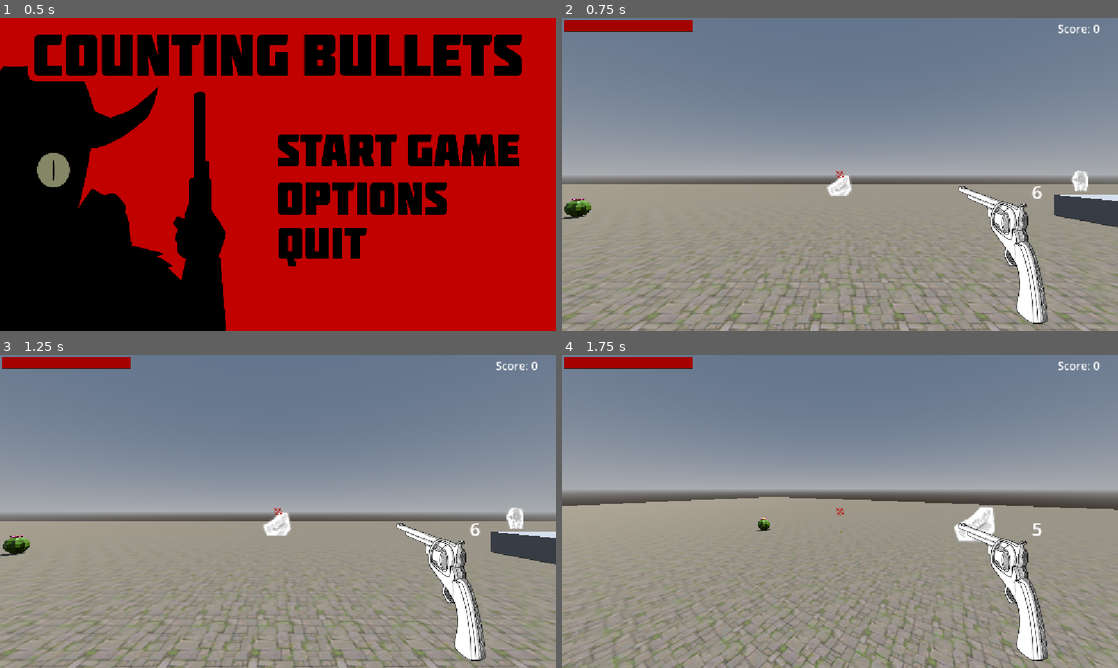
Above: before the commit, frames 1-4 (two rows, left to right).
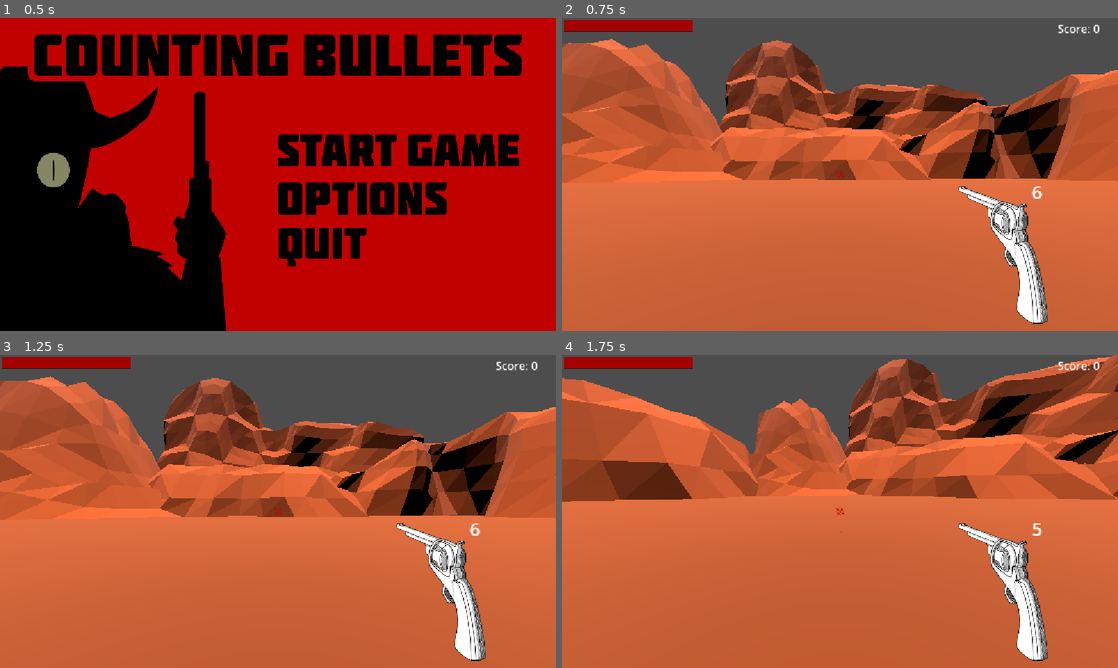
Above: after the commit, the same moments.

Repository: JoaoMoissa/COUNTING-BULLETS
Game: Godot game, scene res://scenes/main_menu.tscn
Two runs of this game, one before a commit and one after it. Both use one fixed random seed, a clock stepped at 60 frames per second and the inputs below.
Inputs (mouse positions are in pixels of both pictures, inside the frame that each line leads up to):
- Up to frame 1 (0.5 s): no input
- Up to frame 2 (0.75 s): click (962, 149) at 0.5 s
- Up to frame 3 (1.25 s): no input
- Up to frame 4 (1.75 s): move the mouse to (867, 511) at 1.27 s; hold W (up) from 1.28 s (still down); click (867, 511) at 1.35 s; tap Space (jump) at 1.52 s

Frame 1 is identical in both runs. In frame 2, 97% of the frame differs, in the area x 0-100%, y 0-100%; in frame 3, 97%; in frame 4, 97%.

Commit message:
Fix: new world start

Diff:
--- a/levels/WaveManager.gd
+++ b/levels/WaveManager.gd
@@ -46,10 +46,16 @@
 		spawn_timer.stop()                                  # já nasceram todos
 
 func _on_enemy_died() -> void:
+	if not is_inside_tree():   # cena sendo destruída -> ignora
+		return
 	alive -= 1
 	if to_spawn == 0 and alive == 0:
 		_end_wave()
 
 func _end_wave() -> void:
+	if not is_inside_tree():
+		return
 	await get_tree().create_timer(wave_delay).timeout
+	if not is_inside_tree():    # cena pode ter mudado durante a espera
+		return
 	_start_next_wave()
--- a/scenes/player.tscn
+++ b/scenes/player.tscn
@@ -14,6 +14,8 @@
 [ext_resource type="Texture2D" uid="uid://crf4k6ufqf2k" path="res://png/mira.png" id="8_smehm"]
 [ext_resource type="Texture2D" uid="uid://fb1t1m4n7yt5" path="res://png/Revolver/TAMBOR.png" id="9_f1ej7"]
 [ext_resource type="Texture2D" uid="uid://i21sn1lp673i" path="res://png/Revolver/ARMA SEM TAMBOR.png" id="9_jej6c"]
+[ext_resource type="PackedScene" uid="uid://bkyfx7ejaicur" path="res://scenes/pause_menu.tscn" id="15_a8ls1"]
+[ext_resource type="PackedScene" uid="uid://b6lg3ivxc20ck" path="res://scenes/death_screen.tscn" id="16_qfm1y"]
 
 [sub_resource type="CapsuleMesh" id="CapsuleMesh_g4v7s"]
 
@@ -317,5 +319,14 @@
 mesh = SubResource("CapsuleMesh_yf5fn")
 surface_material_override/0 = SubResource("StandardMaterial3D_57qmd")
 
+[node name="PauseCanvas" type="CanvasLayer" parent="." unique_id=935672056]
+process_mode = 3
+
+[node name="PauseMenu" parent="PauseCanvas" unique_id=488864533 instance=ExtResource("15_a8ls1")]
+
+[node name="DeathCanvas" type="CanvasLayer" parent="." unique_id=1520557209]
+
+[node name="DeathScreen" parent="DeathCanvas" unique_id=2059064050 instance=ExtResource("16_qfm1y")]
+
 [connection signal="animation_finished" from="Head/Recoil/Camera3D/CanvasLayer/WeaponPivot/Weapon" to="." method="_on_weapon_animation_finished"]
 [connection signal="timeout" from="ReloadCooldown" to="." method="_on_reload_cooldown_timeout"]
--- a/scenes/wold.tscn
+++ b/scenes/wold.tscn
@@ -71,10 +71,10 @@
 [node name="EnemyCoyote" parent="." unique_id=512041405 instance=ExtResource("5_e62vq")]
 transform = Transform3D(1, 0, 0, 0, 1, 0, 0, 0, 1, 25.12267, 0.06460655, -21.060123)
 
-[node name="CanvasLayer" type="CanvasLayer" parent="." unique_id=849135261]
+[node name="PauseCanvas" type="CanvasLayer" parent="." unique_id=849135261]
 process_mode = 3
 
-[node name="PauseMenu" parent="CanvasLayer" unique_id=488864533 instance=ExtResource("6_u4o2j")]
+[node name="PauseMenu" parent="PauseCanvas" unique_id=488864533 instance=ExtResource("6_u4o2j")]
 
 [node name="EnemyScorpion" parent="." unique_id=989046255 instance=ExtResource("6_c0o0c")]
 transform = Transform3D(1, 0, 0, 0, 1, 0, 0, 0, 1, 0, 0, -16.587883)
--- a/scripts/Player.gd
+++ b/scripts/Player.gd
@@ -43,7 +43,8 @@
 @onready var reload_label: Label = $Head/Recoil/Camera3D/CanvasLayer/ReloadLabel
 @onready var score_label: Label = $Head/Recoil/Camera3D/CanvasLayer/ScoreLabel #ScoreLabel to show score
 @onready var recoil = $Head/Recoil #recoil
-@onready var death_screen: Control = get_tree().current_scene.get_node("DeathCanvas/DeathScreen")
+@onready var death_screen: Control = $DeathCanvas/DeathScreen
+
 #weapon animation
 @onready var gun_sprite: AnimatedSprite2D = $Head/Recoil/Camera3D/CanvasLayer/WeaponPivot/Weapon
 @onready var muzzle_flash: AnimatedSprite2D = $Head/Recoil/Camera3D/CanvasLayer/WeaponPivot/MuzzleFlash
--- a/scripts/main_menu.gd
+++ b/scripts/main_menu.gd
@@ -6,7 +6,7 @@
 	options_menu.hide()
 
 func _on_start_pressed():
-	get_tree().change_scene_to_file("res://scenes/wold.tscn")
+	get_tree().change_scene_to_file("res://levels/main_world.tscn")
 
 
 func _on_options_pressed():
